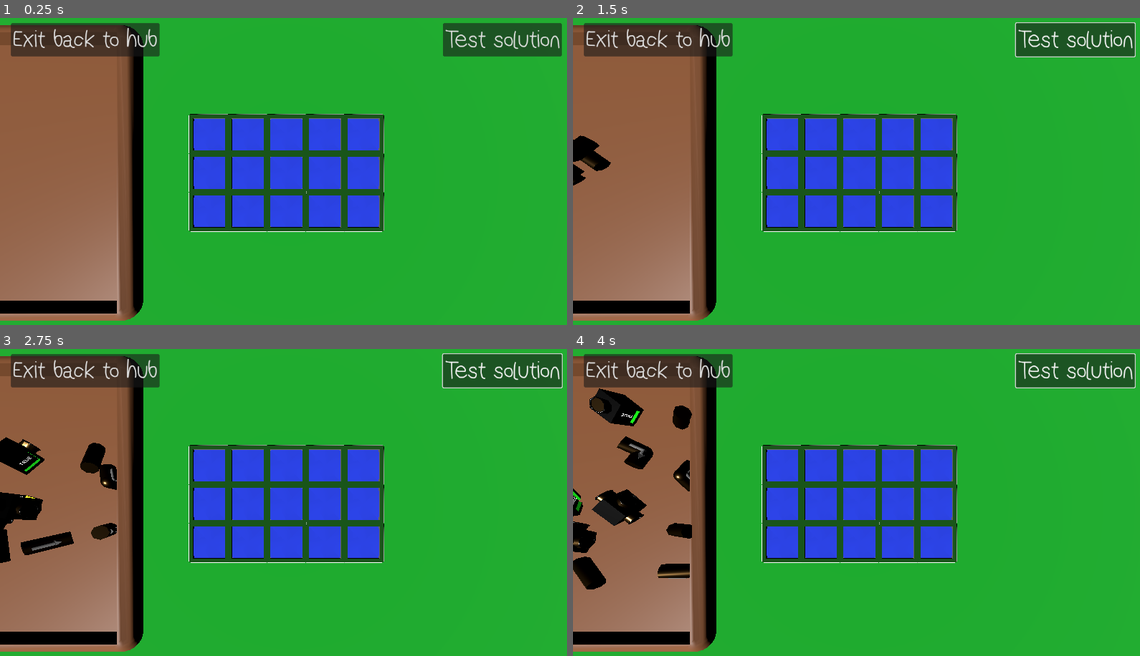
Above: before the commit, frames 1-4 (two rows, left to right).
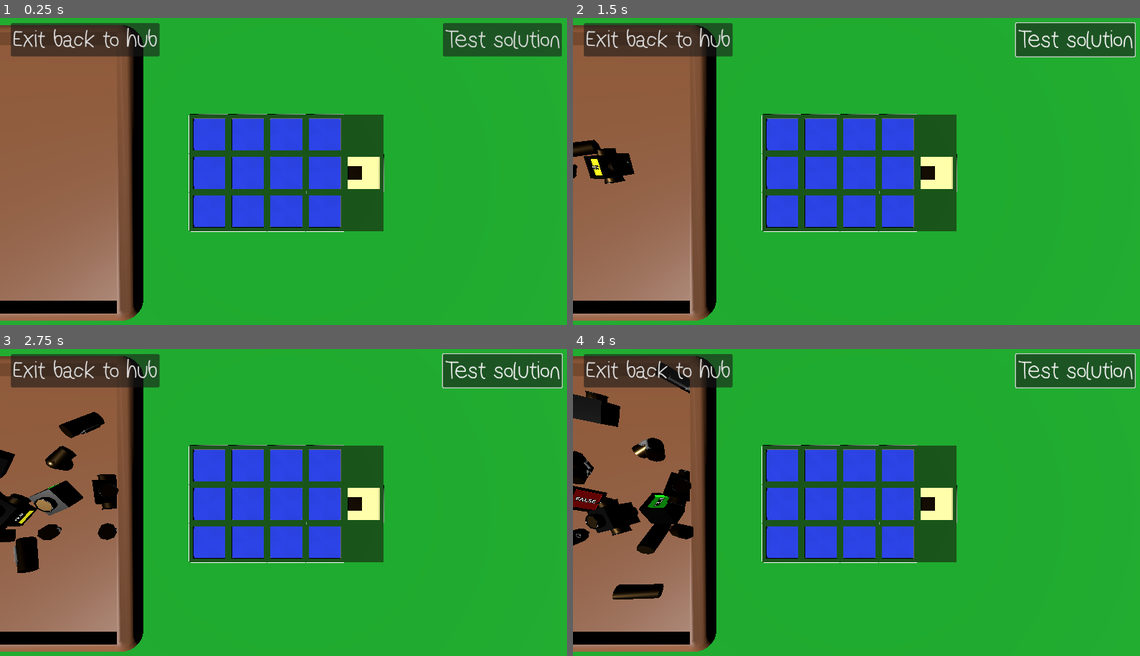
Above: after the commit, the same moments.

Repository: gingeapple182/COMP3000
Game: Godot game, scene res://Scenes/puzzle_board.tscn
Same seed, same stepped clock (60 frames per second), same inputs: the game is played once before the commit and once after it. This scene is started directly instead of the project's main scene.
Inputs (mouse positions are in pixels of both pictures, inside the frame that each line leads up to):
- Up to frame 1 (0.25 s): no input
- Up to frame 2 (1.5 s): click "Test solution" at 0.5 s; tap Enter (ui_accept) at 1.25 s; move the mouse to (986, 156) at 1.27 s; hold Right (ui_right) from 1.28 s (still down); tap ` (freefly) at 1.35 s; click (986, 156) at 1.42 s
- Up to frame 3 (2.75 s): tap Enter (ui_accept) at 1.52, 2.27 s; move the mouse to (170, 520) at 2.02 s; release Right (ui_right) at 2.03 s; hold Down (ui_down) from 2.03 s (still down); tap F (interact) at 2.1 s
- Up to frame 4 (4 s): move the mouse to (918, 431) at 2.77 s; release Down (ui_down) at 2.78 s; hold Right (ui_right) 2.78-3.53 s; tap Shift (sprint) at 2.85 s; move the mouse to (828, 566) at 3.52 s; hold Up (ui_up) from 3.53 s (still down); tap L (switch_scene) at 3.6 s; click (828, 566) at 3.67 s; tap Enter (ui_accept) at 3.77 s

The runs differ from the first frame. In frame 1, 1.9% of the frame differs, in the area x 60-68%, y 31-70%; in frame 2, 2.7%; in frame 3, 5.6%; in frame 4, 7.6%, in the area x 0-68%, y 4-82%.

Commit message:
Puzzle - Output
Finished core puzzle logic with ability to track output

Added:
grid_slot_output.tscn
grid_manager.gd
- validate_outputs()
 - validates if output is correct vs epected output

Updated:
grid_manager.gd
- generate_grid
 - Add ability to generate output slots
slots.gd:
- expected value
puzzle_controller.gd
- SOLVED state access

Removed:
grid_manager.gd:
- set_slot_role(grid_pos, role, input_value)

Diff:
--- /dev/null
+++ b/Scenes/Assets/Assets/grid_slot_output.tscn
@@ -0,0 +1,86 @@
+[gd_scene load_steps=8 format=3 uid="uid://c2c2hh56sjnw"]
+
+[ext_resource type="Material" uid="uid://dilx6dwg5rikb" path="res://Scenes/Assets/Materials/ceiling_light.tres" id="1_ckajo"]
+[ext_resource type="Script" path="res://Scripts/slots.gd" id="1_jdvk0"]
+[ext_resource type="Material" uid="uid://ciekpfmvll1cq" path="res://Scenes/Assets/Materials/wire.tres" id="2_omee1"]
+
+[sub_resource type="StandardMaterial3D" id="StandardMaterial3D_22rsa"]
+albedo_color = Color(0.0352941, 0.360784, 0.0470588, 1)
+
+[sub_resource type="StandardMaterial3D" id="StandardMaterial3D_o2g23"]
+
+[sub_resource type="StandardMaterial3D" id="StandardMaterial3D_4xydp"]
+
+[sub_resource type="BoxShape3D" id="BoxShape3D_qiuyg"]
+size = Vector3(1.5, 1, 1.5)
+
+[node name="GridSlotOputput" type="CSGCombiner3D"]
+script = ExtResource("1_jdvk0")
+slot_role = 2
+
+[node name="GridSlot" type="CSGBox3D" parent="."]
+size = Vector3(1.5, 0.25, 1.5)
+material = SubResource("StandardMaterial3D_22rsa")
+
+[node name="CutoutBit" type="CSGBox3D" parent="GridSlot"]
+transform = Transform3D(1, 0, 0, 0, 1, 0, 0, 0, 1, 0, 0.5, 0)
+operation = 2
+size = Vector3(1.25, 1, 1.25)
+material = ExtResource("1_ckajo")
+
+[node name="Bumpers" type="Node3D" parent="GridSlot"]
+
+[node name="CSGCylinder3D3" type="CSGCylinder3D" parent="GridSlot/Bumpers"]
+transform = Transform3D(-1.04907e-08, 0.724808, 0, -0.24, -3.16824e-08, 0, 0, 0, 0.114569, 0, 0, 0.748974)
+material = SubResource("StandardMaterial3D_o2g23")
+
+[node name="CSGCylinder3D4" type="CSGCylinder3D" parent="GridSlot/Bumpers"]
+transform = Transform3D(-1.04907e-08, 0.724808, 0, -0.24, -3.16824e-08, 0, 0, 0, 0.114569, 0, 0, -0.750675)
+material = SubResource("StandardMaterial3D_o2g23")
+
+[node name="CSGCylinder3D5" type="CSGCylinder3D" parent="GridSlot/Bumpers"]
+transform = Transform3D(-3.94087e-16, -3.16824e-08, 0.114569, -0.24, -3.16823e-08, 0, 1.04907e-08, -0.724808, -5.00795e-09, 0.749825, 0, -0.000850651)
+material = SubResource("StandardMaterial3D_o2g23")
+
+[node name="CSGCylinder3D6" type="CSGCylinder3D" parent="GridSlot/Bumpers"]
+transform = Transform3D(-3.94087e-16, -3.16824e-08, 0.114569, -0.24, -3.16823e-08, 0, 1.04907e-08, -0.724808, -5.00795e-09, -0.749825, 0, -0.000850585)
+material = SubResource("StandardMaterial3D_o2g23")
+
+[node name="CSGSphere3D" type="CSGSphere3D" parent="GridSlot/Bumpers"]
+transform = Transform3D(0.171294, 0, 0, 0, 0.24893, 0, 0, 0, 0.167955, 0.72426, 0, -0.725846)
+radius = 0.481181
+radial_segments = 8
+rings = 8
+material = SubResource("StandardMaterial3D_4xydp")
+
+[node name="CSGSphere3D2" type="CSGSphere3D" parent="GridSlot/Bumpers"]
+transform = Transform3D(0.171294, 0, 0, 0, 0.24893, 0, 0, 0, 0.167955, -0.723144, 0.00973486, 0.721747)
+radius = 0.466287
+radial_segments = 8
+rings = 8
+material = SubResource("StandardMaterial3D_4xydp")
+
+[node name="CSGSphere3D3" type="CSGSphere3D" parent="GridSlot/Bumpers"]
+transform = Transform3D(-7.48749e-09, 0, -0.167955, 0, 0.24893, 0, 0.171294, 0, -7.34154e-09, 0.724354, 0, 0.721652)
+radius = 0.481181
+radial_segments = 8
+rings = 8
+material = SubResource("StandardMaterial3D_4xydp")
+
+[node name="CSGSphere3D4" type="CSGSphere3D" parent="GridSlot/Bumpers"]
+transform = Transform3D(-7.48749e-09, 0, -0.167955, 0, 0.24893, 0, 0.171294, 0, -7.34154e-09, -0.723239, 0.00973486, -0.725751)
+radius = 0.466287
+radial_segments = 8
+rings = 8
+material = SubResource("StandardMaterial3D_4xydp")
+
+[node name="SnapPoint" type="Node3D" parent="."]
+
+[node name="CollisionShape3D" type="CollisionShape3D" parent="."]
+transform = Transform3D(1, 0, 0, 0, 4.75, 0, 0, 0, 1, 0, 2.1, 0)
+shape = SubResource("BoxShape3D_qiuyg")
+
+[node name="CSGBox3D" type="CSGBox3D" parent="."]
+transform = Transform3D(1, 0, 0, 0, 1, 0, 0, 0, 1, -0.370581, 0, 0)
+size = Vector3(0.5, 0.5, 0.5)
+material = ExtResource("2_omee1")
--- a/Scenes/puzzle_board.tscn
+++ b/Scenes/puzzle_board.tscn
@@ -6,6 +6,7 @@
 [ext_resource type="PackedScene" uid="uid://0ltp5rltjb7a" path="res://Scenes/Assets/Assets/grid_slot_inactive.tscn" id="3_40yeu"]
 [ext_resource type="PackedScene" uid="uid://hv0cidxt56rm" path="res://Scenes/Assets/Assets/logic_block.tscn" id="5_a0mmd"]
 [ext_resource type="PackedScene" uid="uid://n32v3jeq450r" path="res://Scenes/pause_menu.tscn" id="5_gj2ys"]
+[ext_resource type="PackedScene" uid="uid://c2c2hh56sjnw" path="res://Scenes/Assets/Assets/grid_slot_output.tscn" id="5_kf5ye"]
 [ext_resource type="Theme" uid="uid://c5h5ivvy177xi" path="res://Resources/default_theme.tres" id="6_rg4rv"]
 [ext_resource type="PackedScene" uid="uid://kswxyqq8tn33" path="res://Scenes/Assets/Assets/tray.tscn" id="8_en2ls"]
 
@@ -31,9 +32,10 @@
 script = ExtResource("1_a8pl4")
 active_slot_scene = ExtResource("2_pxsq5")
 inactive_slot_scene = ExtResource("3_40yeu")
-tile_map_string = "11111
-11111
-11111"
+output_slot_scene = ExtResource("5_kf5ye")
+tile_map_string = "11110
+11112
+11110"
 rows = 5
 columns = 7
 
@@ -56,6 +58,9 @@
 transform = Transform3D(1, 0, 0, 0, 1, 0, 0, 0, 1, 0.173931, 5.43614, 0.666306)
 value = true
 
+[node name="ValueBlock3" parent="Objects" instance=ExtResource("5_a0mmd")]
+transform = Transform3D(1, 0, 0, 0, 1, 0, 0, 0, 1, 0.173931, 5.43614, 0.666306)
+
 [node name="GateBlock(AND)" parent="Objects" instance=ExtResource("5_a0mmd")]
 transform = Transform3D(1, 0, 0, 0, 1, 0, 0, 0, 1, 0.173931, 5.43614, 0.666306)
 block_type = 1
@@ -68,6 +73,10 @@
 gate_type = 1
 
 [node name="LogicBlock(L_R)" parent="Objects" instance=ExtResource("5_a0mmd")]
+transform = Transform3D(1, 0, 0, 0, 1, 0, 0, 0, 1, -1.103, 5.6562, 1.9)
+block_type = 2
+
+[node name="LogicBlock(L_R)4" parent="Objects" instance=ExtResource("5_a0mmd")]
 transform = Transform3D(1, 0, 0, 0, 1, 0, 0, 0, 1, -1.103, 5.6562, 1.9)
 block_type = 2
 
--- a/Scripts/grid_manager.gd
+++ b/Scripts/grid_manager.gd
@@ -3,6 +3,7 @@
 ## -- Grid generation -- ##
 @export var active_slot_scene: PackedScene
 @export var inactive_slot_scene: PackedScene
+@export var output_slot_scene: PackedScene
 @export_multiline var tile_map_string: String = ""
 @export var rows: int = 1
 @export var columns: int = 1
@@ -97,23 +98,38 @@
 
 	for r in range(rows_local):
 		for c in range(cols_local):
-			var use_active := true
+			var tile_value := 1
 			if tile_map.size() > 0:
 				if r < tile_map.size() and c < tile_map[r].size():
-					use_active = (tile_map[r][c] == 1)
-
-			var slot_scene: PackedScene = active_slot_scene
-			if not use_active:
-				slot_scene = inactive_slot_scene
-
-			var slot_instance = active_slot_scene.instantiate() if use_active else inactive_slot_scene.instantiate()
-			if slot_instance is PackedScene:
-				push_error("Slot instance is still a PackedScene, instantiate() failed")
+					tile_value = tile_map[r][c]
+
+			var slot_instance: Node3D
+
+			if tile_value == 0:
+				slot_instance = inactive_slot_scene.instantiate()
+				slot_instance.active = false
+				slot_instance.slot_role = SLOT_NORMAL
+
+			elif tile_value == 1:
+				slot_instance = active_slot_scene.instantiate()
+				slot_instance.active = true
+				slot_instance.slot_role = SLOT_NORMAL
+
+			elif tile_value == 2:
+				slot_instance = output_slot_scene.instantiate()
+				slot_instance.active = true
+				slot_instance.slot_role = SLOT_OUTPUT
+
+			else:
+				slot_instance = inactive_slot_scene.instantiate()
+				slot_instance.active = false
+				slot_instance.slot_role = SLOT_NORMAL
 
 			slot_instance.position = Vector3((float(c) - offset_x) * spacing, 0.0, (float(r) - offset_z) * spacing)
 			slot_instance.grid_position = Vector2i(r, c)
 			slots_parent.add_child(slot_instance)
 			slots.append(slot_instance)
+
 
 
 func parse_tile_map() -> Array:
@@ -126,10 +142,15 @@
 		var row: Array = []
 		line = line.strip_edges()
 		for char in line:
-			var value := 1
-			if char != "1":
-				value = 0
-			row.append(value)
+			match char:
+				"0":
+					row.append(0) # inactive
+				"1":
+					row.append(1) # active
+				"2":
+					row.append(2) # output
+				_:
+					row.append(0) # fail safe
 		map.append(row)
 	return map
 
@@ -454,6 +475,29 @@
 	debug_print_gate_inputs()
 
 
+func validate_outputs() -> bool:
+	var output := get_output_slots()
+	if output.size() == 0:
+		print("[OUTPUT VALIDATION] No output slots found")
+		return false
+
+	var all_valid := true
+
+	for slot in output:
+		if not slot.signal_present:
+			print("[OUTPUT INVALID] No signal at", slot.grid_position)
+			all_valid = false
+			continue
+
+		if slot.signal_value != slot.expected_value:
+			print("[OUTPUT INVALID] At", slot.grid_position, "expected =", slot.expected_value, "got =", slot.signal_value)
+			all_valid = false
+			continue
+
+		print("[OUTPUT VALID] At", slot.grid_position, "value =", slot.signal_value)
+
+	return all_valid
+
 func propagate_from_slot(slot) -> Array:
 	var new_signal: Array = []
 
@@ -545,19 +589,3 @@
 	return new_signal
 
 ## -------------------------------- ##
-
-
-## -- Slot role assignment (temporary) -- ##
-
-#func set_slot_role(grid_pos: Vector2i, role: int, input_value: bool = false) -> void:
-	#for slot in slots:
-		#if slot.grid_position == grid_pos:
-			#slot.slot_role = role
-			#if role == slot.SlotRole.INPUT:
-				#slot.input_value = input_value
-			#print("[GridManager] set_slot_role OK:", grid_pos, " role=", role, " input=", input_value)
-			#return
-	#
-	#push_warning("[GridManager] set_slot_role FAILED: no slot at " + str(grid_pos))
-
-## -------------------------------------- ##
--- a/Scripts/puzzle_controller.gd
+++ b/Scripts/puzzle_controller.gd
@@ -158,7 +158,10 @@
 
 	grid_manager.run_validation()
 
-	set_puzzle_state(PuzzleState.EDITING)
+	if grid_manager.validate_outputs():
+		set_puzzle_state(PuzzleState.SOLVED)
+	else:
+		set_puzzle_state(PuzzleState.EDITING)
 
 func set_puzzle_state(new_state: PuzzleState) -> void:
 	if puzzle_state == new_state:
--- a/Scripts/slots.gd
+++ b/Scripts/slots.gd
@@ -20,6 +20,7 @@
 ## -- Signal state -- ##
 var signal_present: bool = false
 var signal_value: bool = false
+@export var expected_value: bool = true
 
 ## -- Slot Roles -- ##
 enum SlotRole {
Not shown: 1 places in Scenes/puzzle_board.tscn that only renumber resources
